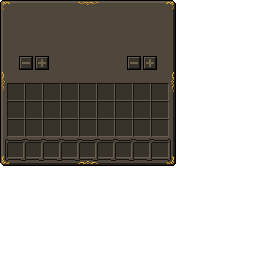
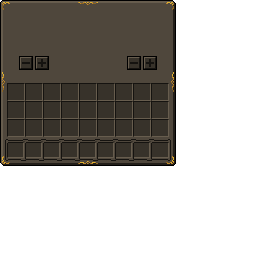
Comparing the layer stacks of the two (256, 256) images. Changes:
painted on "buttons" over [22, 59, 154, 67]
